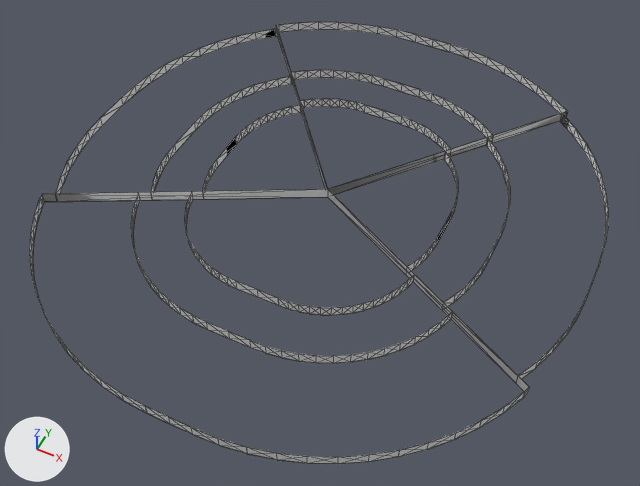
What one commit did to the OBJ model SW_armada/assets/ships/cylon/talon/ruler.obj.
Both versions are drawn from a camera (50 mm lens) standing at (13.4, -27.5, 31.0) and looking at (0.5, -1.7, -1.3). Lighting does not change. The marker at lower left points along +X, +Y and +Z. Mesh edges are drawn as thin lines. Where no turn or scale is listed for an object, it has been applied to the vertices. Vertices at the same position are counted once.

Names of what the first picture shows: 'Range_Ruler_-_Medium_-_Quasar_Cube.026'.
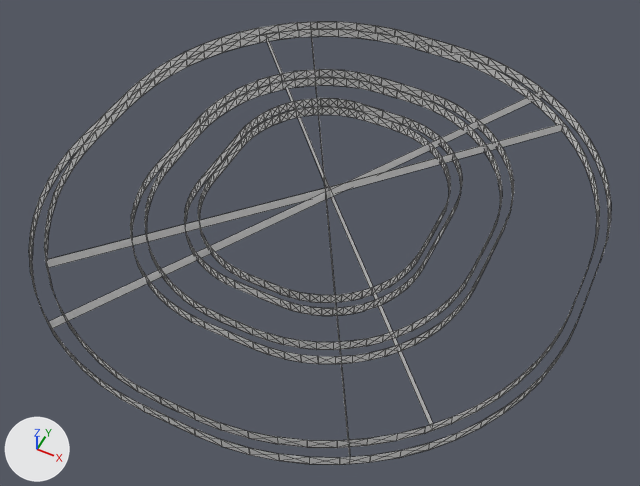
Changed parts and their boxes (x1, y1, x2, y2) in the pictures (640 x 486 px):
'Range_Ruler_-_Medium_-_Quasar_Cube.026', reshaped
    before: (30, 22, 608, 464)
    after: (29, 22, 611, 465)
'Range_Ruler_Template_-Small.001', added
    after: (44, 29, 600, 448)
'CustomArc_Front.016', added
    after: (46, 187, 433, 425)
'CustomArc_Front.017', added
    after: (49, 192, 350, 457)
'CustomArc_Back.015', added
    after: (266, 34, 564, 190)
'CustomArc_Back.016', added
    after: (311, 30, 543, 199)

What changed in the scene script:
```text
Change me_range_ruler___medium___quasar_cube_026:
    used by ob_range_ruler___medium___quasar_cube_026; location = (0.0, 0.0, 0.0)
    remove me_range_ruler___medium___quasar_cube_026.from_pydata(...)  # 996 vertices, 1960 faces; spans x -13.1..13.1, y -14.0..14.0, z 0.0..0.5
    add me_range_ruler___medium___quasar_cube_026.from_pydata(...)  # 864 vertices, 1728 faces; spans x -13.1..13.1, y -14.0..14.0, z 0.0..0.5
    me_range_ruler___medium___quasar_cube_026 part 1: 143 vertices moved from x -9.5..9.5, y -13.4..13.7, z 0.0..0.5 to x -9.6..9.6, y -13.4..13.7, z 0.0..0.5; 659 vertices removed from x -13.1..13.1, y -14.0..14.0, z 0.0..0.5; 527 vertices added at x -13.1..13.1, y -14.0..14.0, z 0.0..0.5
Add me_range_ruler_template__small_001:
    me_range_ruler_template__small_001.from_pydata(...)  # 864 vertices, 1728 faces; spans x -12.7..12.7, y -13.4..13.4, z 0.0..0.5
Add me_customarc_front_017:
    me_customarc_front_017.from_pydata(...)  # 16 vertices, 12 faces; spans x -7.12..7.12, y -12.34..-0.01, z 0.0..0.54
Add me_customarc_front_016:
    me_customarc_front_016.from_pydata(...)  # 16 vertices, 12 faces; spans x -9.4..9.4, y -9.6..0.4, z 0.0..0.5
Add me_customarc_back_016:
    me_customarc_back_016.from_pydata(...)  # 16 vertices, 12 faces; spans x -7.1..7.1, y -0.01..12.32, z 0.0..0.54
Add me_customarc_back_015:
    me_customarc_back_015.from_pydata(...)  # 16 vertices, 12 faces; spans x -8.9..8.9, y 0.4..10.1, z 0.0..0.5
Add ob_range_ruler_template__small_001:
    ob_range_ruler_template__small_001 = bpy.data.objects.new('Range_Ruler_Template_-Small.001', me_range_ruler_template__small_001)
    ob_range_ruler_template__small_001.location = (0.0, 0.0, 0.0)
Add ob_customarc_front_017:
    ob_customarc_front_017 = bpy.data.objects.new('CustomArc_Front.017', me_customarc_front_017)
    ob_customarc_front_017.location = (0.0, 0.0, 0.0)
Add ob_customarc_front_016:
    ob_customarc_front_016 = bpy.data.objects.new('CustomArc_Front.016', me_customarc_front_016)
    ob_customarc_front_016.location = (0.0, 0.0, 0.0)
Add ob_customarc_back_016:
    ob_customarc_back_016 = bpy.data.objects.new('CustomArc_Back.016', me_customarc_back_016)
    ob_customarc_back_016.location = (0.0, 0.0, 0.0)
Add ob_customarc_back_015:
    ob_customarc_back_015 = bpy.data.objects.new('CustomArc_Back.015', me_customarc_back_015)
    ob_customarc_back_015.location = (0.0, 0.0, 0.0)
```
